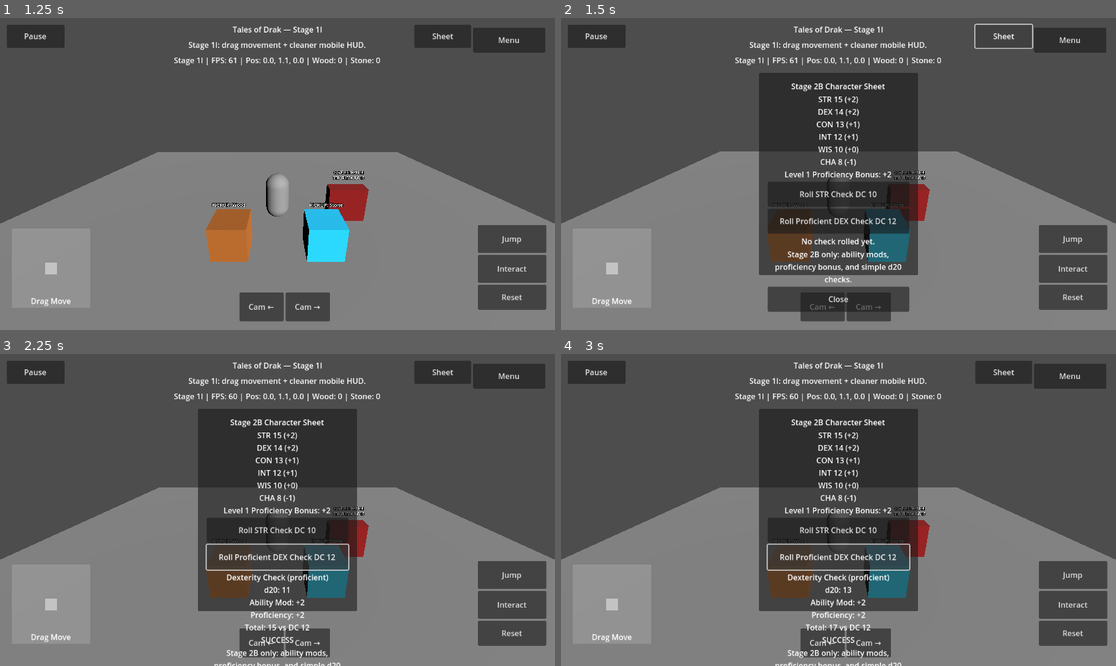
Above: before the commit, frames 1-4 (two rows, left to right).
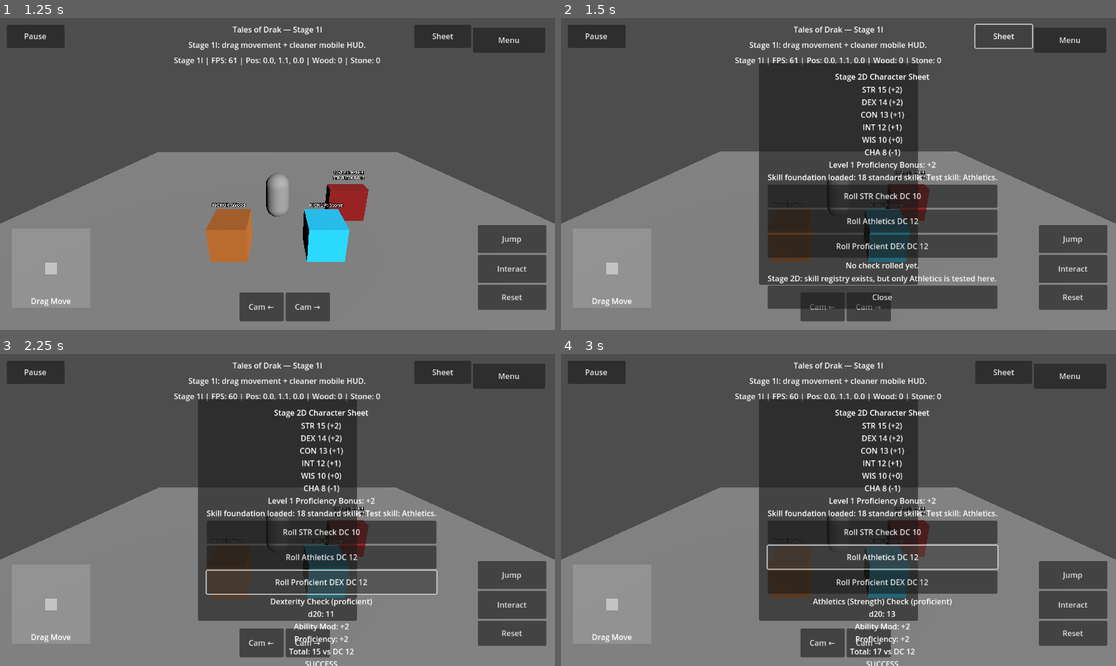
Above: after the commit, the same moments.

Repository: tristanvickery20/Tales-of-Drak-2.0
Game: Godot game, scene res://scenes/main_menu/main_menu.tscn
The game is run twice, just before and just after one commit, with the same random seed, the same clock (stepped at 60 frames per second) and the same inputs.
Inputs (mouse positions are in pixels of both pictures, inside the frame that each line leads up to):
- Up to frame 1 (1.25 s): click "Start Game" at 0.5 s
- Up to frame 2 (1.5 s): click "Sheet" at 1.25 s
- Up to frame 3 (2.25 s): click "Roll Proficient DEX Check DC …" (after the commit: "Roll Proficient DEX DC 12") at 2 s
- Up to frame 4 (3 s): click (882, 556) at 2.75 s, where only the run after the commit has a clickable "Roll Athletics DC 12"

Frame 1 is identical in both runs. In frame 2, 11% of the frame differs, in the area x 35-79%, y 14-95%; in frame 3, 10%; in frame 4, 11%.

Commit message:
Add Stage 2D Athletics skill check test

Diff:
--- a/drak/ui/drak_character_sheet_overlay.gd
+++ b/drak/ui/drak_character_sheet_overlay.gd
@@ -2,9 +2,11 @@
 
 const ABILITY_SCORES_SCRIPT := preload("res://drak/rules/drak_ability_scores.gd")
 const DICE_ROLLER_SCRIPT := preload("res://drak/rules/drak_dice_roller.gd")
+const SKILL_REGISTRY_SCRIPT := preload("res://drak/rules/drak_skill_registry.gd")
 
 var _ability_scores: DrakAbilityScores = ABILITY_SCORES_SCRIPT.new()
 var _dice_roller: DrakDiceRoller = DICE_ROLLER_SCRIPT.new()
+var _skill_registry: DrakSkillRegistry = SKILL_REGISTRY_SCRIPT.new()
 var _root: Control
 var _sheet_button: Button
 var _sheet_panel: Panel
@@ -47,9 +49,9 @@
 	_sheet_panel.name = "CharacterSheetPanel"
 	_sheet_panel.set_anchors_preset(Control.PRESET_CENTER)
 	_sheet_panel.offset_left = -165.0
-	_sheet_panel.offset_top = -210.0
+	_sheet_panel.offset_top = -230.0
 	_sheet_panel.offset_right = 165.0
-	_sheet_panel.offset_bottom = 210.0
+	_sheet_panel.offset_bottom = 230.0
 	_sheet_panel.visible = false
 	_sheet_panel.mouse_filter = Control.MOUSE_FILTER_STOP
 	_root.add_child(_sheet_panel)
@@ -66,7 +68,7 @@
 
 	var title := Label.new()
 	title.name = "CharacterSheetTitle"
-	title.text = "Stage 2B Character Sheet"
+	title.text = "Stage 2D Character Sheet"
 	title.horizontal_alignment = HORIZONTAL_ALIGNMENT_CENTER
 	title.mouse_filter = Control.MOUSE_FILTER_IGNORE
 	box.add_child(title)
@@ -81,15 +83,23 @@
 	var roll_button := Button.new()
 	roll_button.name = "RollStrengthCheckButton"
 	roll_button.text = "Roll STR Check DC 10"
-	roll_button.custom_minimum_size = Vector2(260, 52)
+	roll_button.custom_minimum_size = Vector2(260, 48)
 	roll_button.mouse_filter = Control.MOUSE_FILTER_STOP
 	roll_button.pressed.connect(_roll_strength_check)
 	box.add_child(roll_button)
 
+	var athletics_button := Button.new()
+	athletics_button.name = "RollAthleticsCheckButton"
+	athletics_button.text = "Roll Athletics DC 12"
+	athletics_button.custom_minimum_size = Vector2(260, 48)
+	athletics_button.mouse_filter = Control.MOUSE_FILTER_STOP
+	athletics_button.pressed.connect(_roll_athletics_check)
+	box.add_child(athletics_button)
+
 	var proficient_roll_button := Button.new()
 	proficient_roll_button.name = "RollProficientDexCheckButton"
-	proficient_roll_button.text = "Roll Proficient DEX Check DC 12"
-	proficient_roll_button.custom_minimum_size = Vector2(260, 52)
+	proficient_roll_button.text = "Roll Proficient DEX DC 12"
+	proficient_roll_button.custom_minimum_size = Vector2(260, 48)
 	proficient_roll_button.mouse_filter = Control.MOUSE_FILTER_STOP
 	proficient_roll_button.pressed.connect(_roll_proficient_dex_check)
 	box.add_child(proficient_roll_button)
@@ -103,7 +113,7 @@
 
 	var note := Label.new()
 	note.name = "CharacterSheetNote"
-	note.text = "Stage 2B only: ability mods, proficiency bonus, and simple d20 checks."
+	note.text = "Stage 2D: skill registry exists, but only Athletics is tested here."
 	note.autowrap_mode = TextServer.AUTOWRAP_WORD_SMART
 	note.horizontal_alignment = HORIZONTAL_ALIGNMENT_CENTER
 	note.mouse_filter = Control.MOUSE_FILTER_IGNORE
@@ -112,15 +122,16 @@
 	var close_button := Button.new()
 	close_button.name = "CloseCharacterSheetButton"
 	close_button.text = "Close"
-	close_button.custom_minimum_size = Vector2(220, 52)
+	close_button.custom_minimum_size = Vector2(220, 48)
 	close_button.mouse_filter = Control.MOUSE_FILTER_STOP
 	close_button.pressed.connect(_hide_sheet)
 	box.add_child(close_button)
 
 func _get_sheet_text() -> String:
-	return "%s\nLevel 1 Proficiency Bonus: +%d" % [
+	return "%s\nLevel 1 Proficiency Bonus: +%d\n%s" % [
 		_ability_scores.get_summary_text(),
 		_dice_roller.get_proficiency_bonus(1),
+		_skill_registry.get_summary_text(),
 	]
 
 func _toggle_sheet() -> void:
@@ -135,6 +146,12 @@
 	var result := _dice_roller.roll_ability_check("Strength", _ability_scores.get_strength_modifier(), 1, false, 10)
 	_check_result_text.text = _dice_roller.format_check_result(result)
 
+func _roll_athletics_check() -> void:
+	var skill_name := "Athletics"
+	var ability_name := _skill_registry.get_ability_for_skill(skill_name)
+	var result := _dice_roller.roll_ability_check(skill_name + " (" + ability_name + ")", _ability_scores.get_modifier_for_ability(ability_name), 1, true, 12)
+	_check_result_text.text = _dice_roller.format_check_result(result)
+
 func _roll_proficient_dex_check() -> void:
 	var result := _dice_roller.roll_ability_check("Dexterity", _ability_scores.get_dexterity_modifier(), 1, true, 12)
 	_check_result_text.text = _dice_roller.format_check_result(result)
